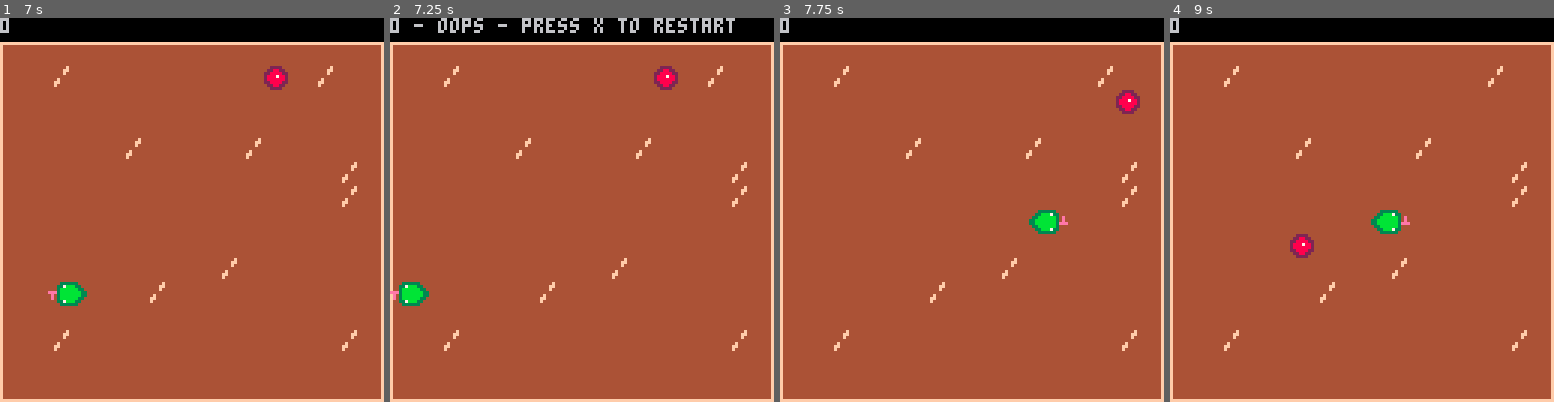
Above: before the commit, frames 1-4 (left to right).
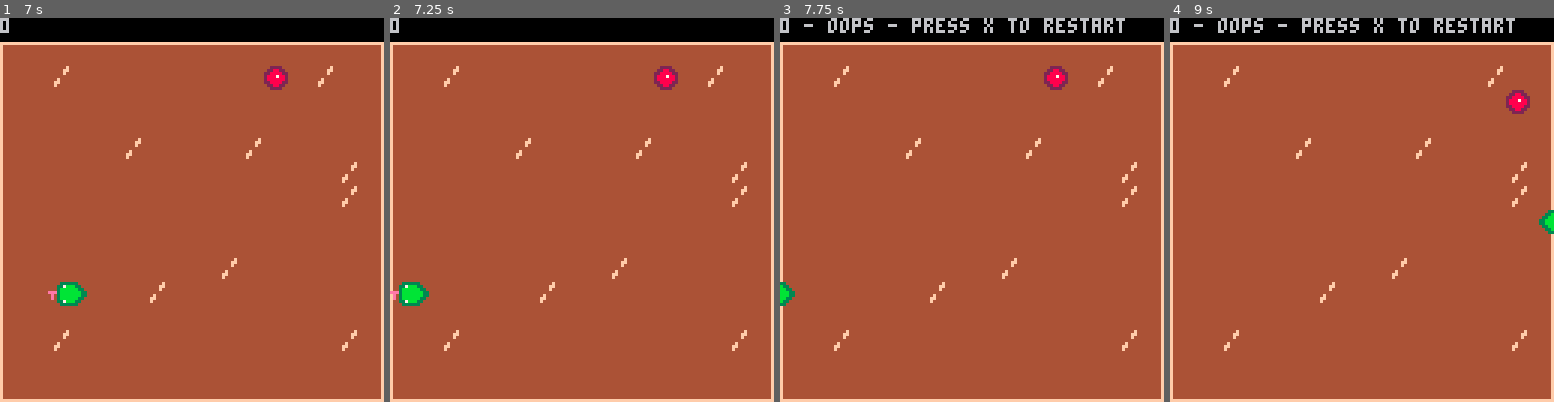
Above: after the commit, the same moments.

Repository: JesseGriffiths/games
Game: PICO-8 cartridge snake.p8
The game is run twice, just before and just after one commit, with the same random seed, the same clock (stepped at 60 frames per second) and the same inputs.
Inputs:
- Up to frame 1 (7 s): tap X (X key) at 0.33, 0.7, 1.43, 2.58, 3.1, 3.62, 4.13, 4.65, 5.17, 5.68, 6.2, 6.72 s; hold Right 2.33-3.33 s; hold Right 3.38-4.22 s; hold Up 4.27-4.67 s; hold Right 4.72-5.72 s; hold Down 5.77-6.1 s; hold Left 6.15-6.98 s
- Up to frame 2 (7.25 s): hold Right from 7.03 s (still down); tap X (X key) at 7.23 s
- Up to frame 3 (7.75 s): keep holding Right
- Up to frame 4 (9 s): tap X (X key) at 7.75, 8.27, 8.78 s; release Right at 8.03 s; hold Right 8.08-8.92 s; hold Up from 8.97 s (still down)

Frame 1 is identical in both runs. In frame 2, 1.1% of the frame differs, in the area x 6-90%, y 0-4%; in frame 3, 2.4%, in the area x 0-94%, y 0-75%; in frame 4, 2.4%.

Commit message:
Add files via upload

Diff:
--- a/snake.p8
+++ b/snake.p8
@@ -136,7 +136,7 @@
 		score = score + 1
 		sfx(0)
 	end
-	if head_x < 8 then
+	if head_x < 0 then
 		alive = false
 		death_message = potential_death_message
 		sfx(1)
Not shown, changed: snake.js
Not shown, changed: snake.p8.png
